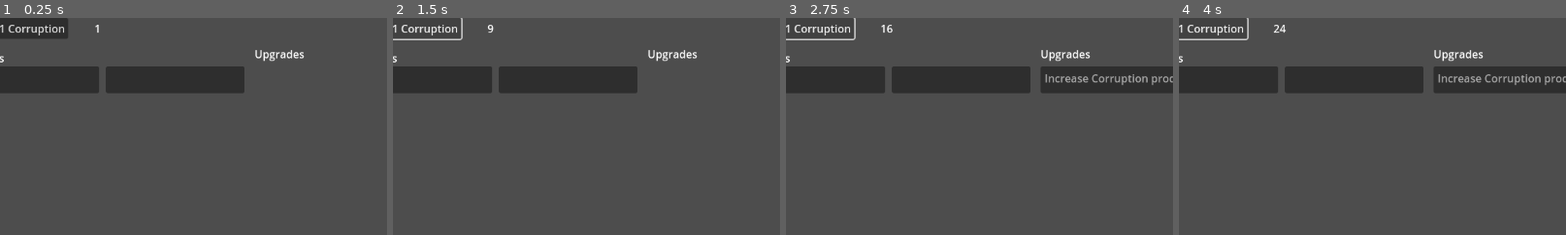
Above: before the commit, frames 1-4 (left to right).
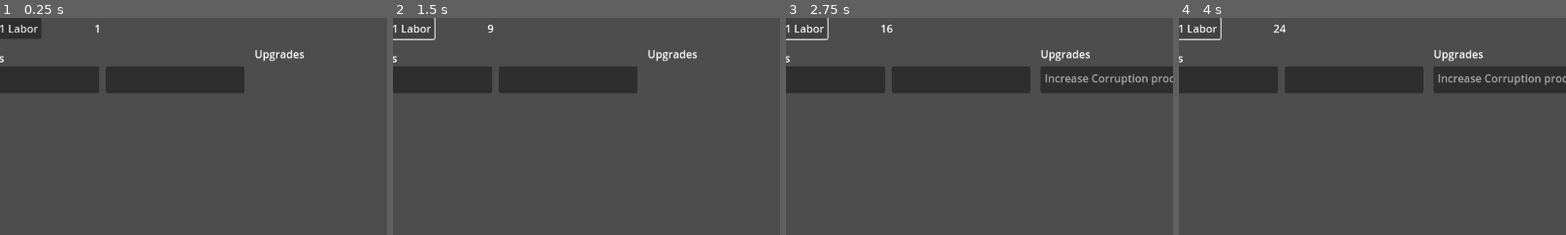
Above: after the commit, the same moments.

Repository: wfay42/corruption-clicker
Game: Godot game, scene res://gameplay.tscn
Two runs of this game, one before a commit and one after it. Both use one fixed random seed, a clock stepped at 60 frames per second and the inputs below. The project has no main scene, so this scene is started directly.
Inputs:
- Up to frame 1 (0.25 s): no input
- Up to frame 2 (1.5 s): click "Create 1 Corruption" (after the commit: "Create 1 Labor") at 0.5 s; click "Create 1 Corruption" (after the commit: "Create 1 Labor") at 1.25 s
- Up to frame 3 (2.75 s): click "Create 1 Corruption" (after the commit: "Create 1 Labor") at 2 s
- Up to frame 4 (4 s): tap Enter at 2.75 s; tap Space at 3.5 s
The pictures show only the part of the screen within x 5-55%, y 0-50%; the shares and areas given below are measured in that part.

The runs differ from the first frame. In frame 1, 0.7% of the frame differs, in the area x 2-18%, y 0-10%; in frame 2, 0.4%; in frame 3, 0.4%; in frame 4, 0.4%.

Commit message:
Added CurrencyRate to track the rate of increase in currency

Diff:
--- /dev/null
+++ b/datamodel/CurrencyRate.gd
@@ -0,0 +1,24 @@
+class_name CurrencyRate extends Object
+"""
+The rate at which a currency automatically increases
+"""
+
+var _base: float
+var _multiplier: float
+
+func _init(base: float, multiplier: float):
+	_base = base
+	_multiplier = multiplier
+
+func get_base() -> float:
+	return _base
+func get_multiplier() -> float:
+	return _multiplier
+
+func set_base(base: float) -> void:
+	_base = base
+func set_multiplier(multiplier: float) -> void:
+	_multiplier = multiplier
+
+func calculate_value(delta: float = 1.0) -> float:
+	return _base * _multiplier * delta
--- a/datamodel/CurrencyTracker.gd
+++ b/datamodel/CurrencyTracker.gd
@@ -8,9 +8,9 @@
 static var LABOR = Currency.new(LABOR_IDX, "Labor", "How much stuff you can make.")
 static var MIGHT = Currency.new(MIGHT_IDX, "Might", "How powerful you are.")
 
-var _currencies
-
-var _currency_values
+var _currencies: Dictionary[int, Currency]
+var _currency_values: Dictionary[int, float]
+var _currency_rates: Dictionary[int, CurrencyRate]
 
 func _init():
 	_currencies = {}
@@ -20,7 +20,8 @@
 
 	_currency_values = {}
 	for currency_idx in _currencies.keys():
-		_currency_values[currency_idx] = 0
+		_currency_values[currency_idx] = 0.0
+		_currency_rates[currency_idx] = CurrencyRate.new(0.0, 1.0)
 
 func add_currency_amount(currency_idx: int, amount: float) -> float:
 	"""
@@ -51,3 +52,11 @@
 	return get_currency_amount(LABOR_IDX)
 func get_might() -> float:
 	return get_currency_amount(MIGHT_IDX)
+
+func update(delta: float) -> void:
+	"""
+	Update the current currencies based on the currency rates times the time delta
+	"""
+	for currency_idx in _currencies.keys():
+		var value = _currency_rates[currency_idx].calculate_value(delta)
+		add_currency_amount(currency_idx, value)
--- a/gameplay.tscn
+++ b/gameplay.tscn
@@ -10,7 +10,7 @@
 [node name="corruption_button" type="Button" parent="."]
 offset_right = 8.0
 offset_bottom = 8.0
-text = "Create 1 Corruption"
+text = "Create 1 Labor"
 script = ExtResource("1_ej4tk")
 
 [node name="corruption_label" type="Label" parent="."]
Not shown, added: datamodel/CurrencyRate.gd.uid
